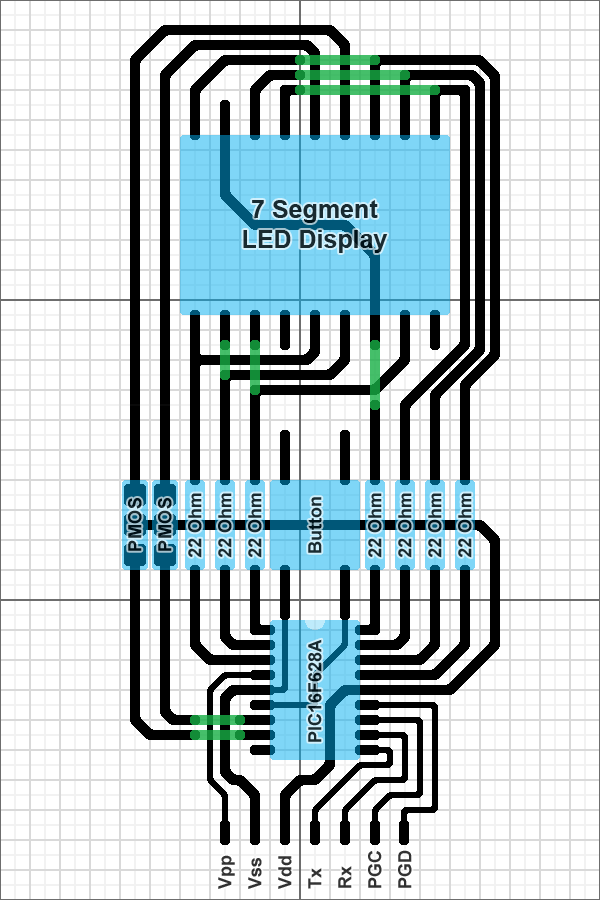
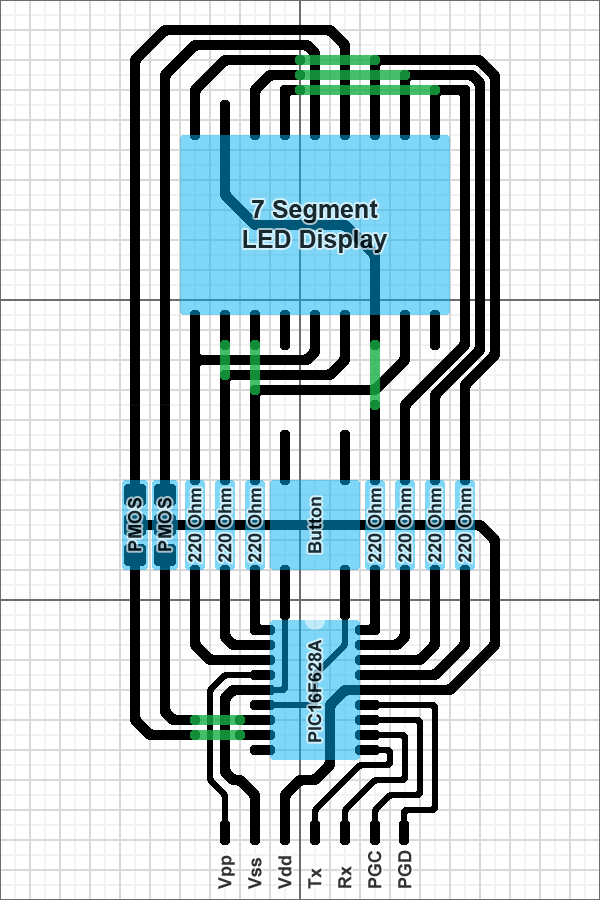
Comparing the layer stacks of the two 600px x 900px images. Changes:
renamed "22 Ohm" to "220 Ohm", painted on it over [188, 488, 202, 563]
renamed "22 Ohm" to "220 Ohm", painted on it over [218, 488, 232, 563]
renamed "22 Ohm" to "220 Ohm", painted on it over [248, 488, 262, 563]
renamed "22 Ohm" to "220 Ohm", painted on it over [368, 488, 382, 563]
renamed "22 Ohm" to "220 Ohm", painted on it over [398, 488, 412, 563]
renamed "22 Ohm" to "220 Ohm", painted on it over [428, 488, 442, 563]
renamed "22 Ohm" to "220 Ohm", painted on it over [458, 488, 472, 563]
